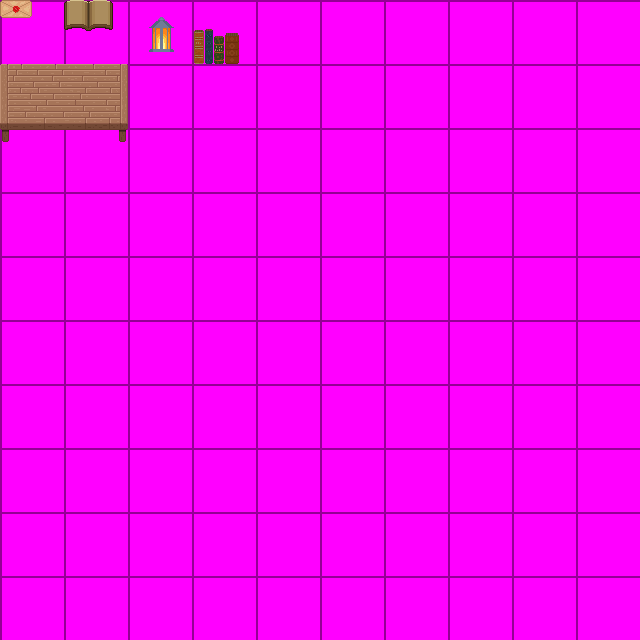
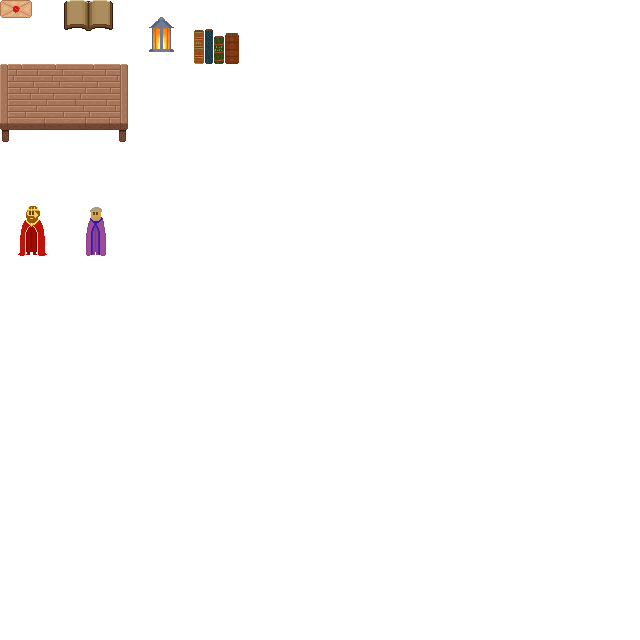
Layer changes from the first 640x640 image to the second:
added group "People" with 2 layers above "Table" over [left=18, top=206, right=106, bottom=256]
added layer "Advisor" in group "People" over [left=86, top=207, right=106, bottom=256]
added layer "king" in group "People" over [left=18, top=206, right=47, bottom=256]
hid "Ebene 2" over [left=0, top=0, right=640, bottom=640]
